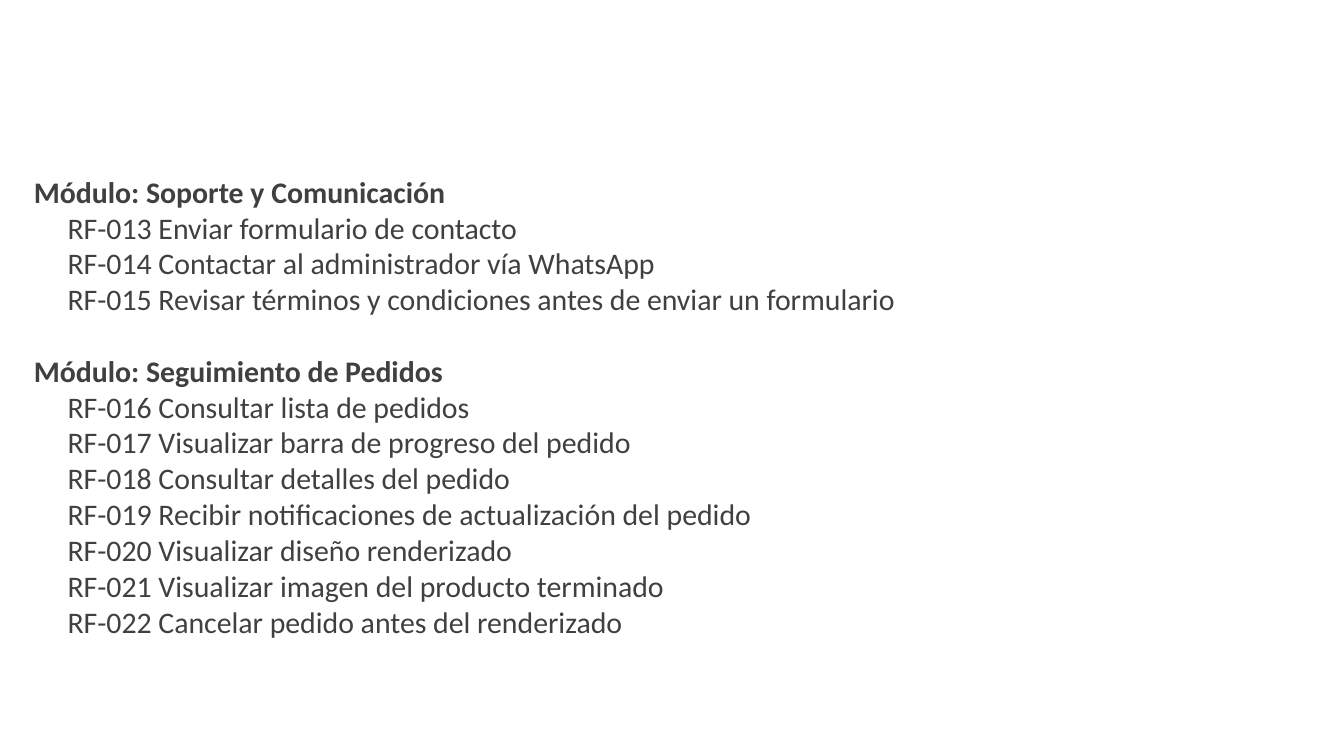
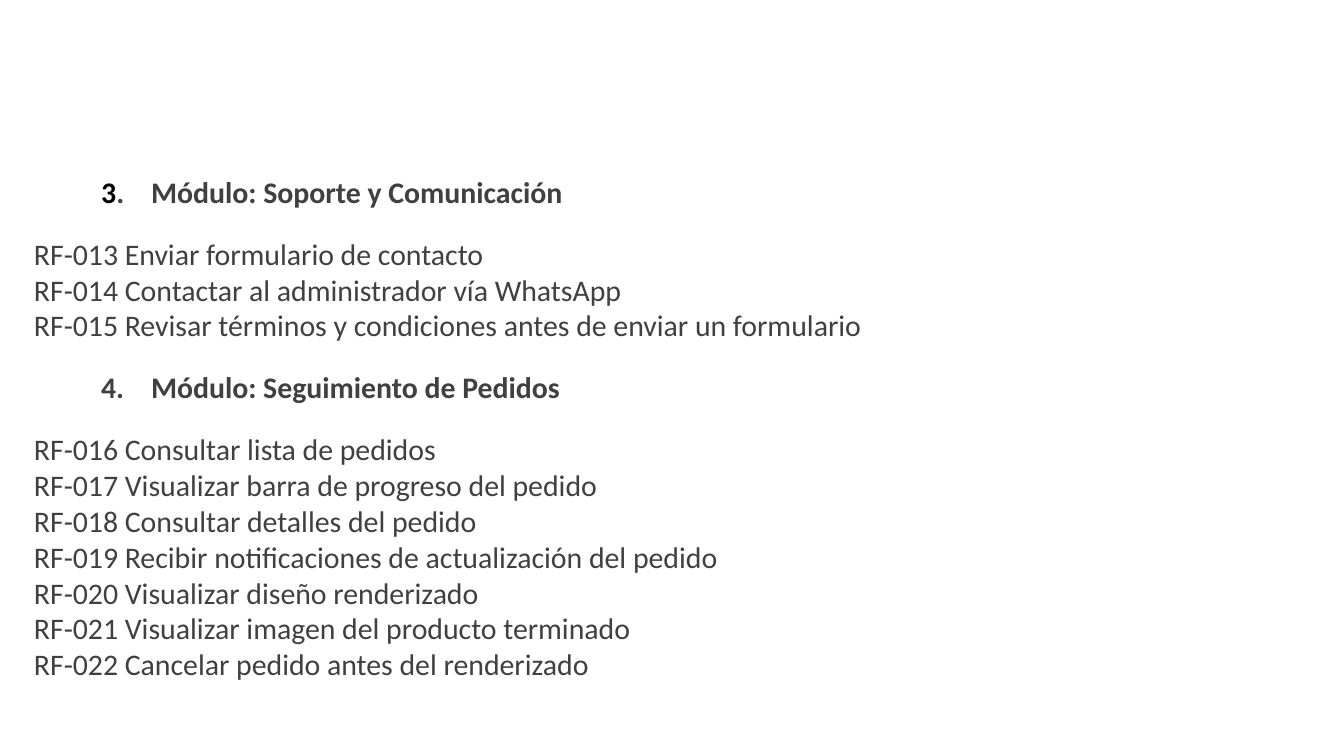
Before and after one commit to Natalia0404/ProyectoBrisasGems, a slide deck: slide 18 of Trimestre 2/1. Presentación proyecto plantilla SENA.pptx. Drawn at 1344x756 pixels with LibreOffice and Linux fonts; fonts in the diff are those of the drawing; background and template pictures are left out. Boxes give left, top, right and bottom in pixels: in the first picture for what was removed or moved away, otherwise in the second. Text is boxed around its words. In the diff, an @@ line names an element or a change of style, - is before the commit and + after.

```diff
--- a/Trimestre 2/1. Presentación proyecto plantilla SENA.pptx
+++ b/Trimestre 2/1. Presentación proyecto plantilla SENA.pptx
@@ text at box(101, 182, 562, 208): text changed @@
-Módulo: Soporte y Comunicación
+  3. Módulo: Soporte y Comunicación
@@ text at box(34, 244, 861, 680): indent changed @@
@@ text at box(101, 377, 559, 403): text changed @@
-Módulo: Seguimiento de Pedidos
+  4. Módulo: Seguimiento de Pedidos
```
Also in this commit, not shown: 2 other slides changed, 3 slides added, 1 slide removed.
